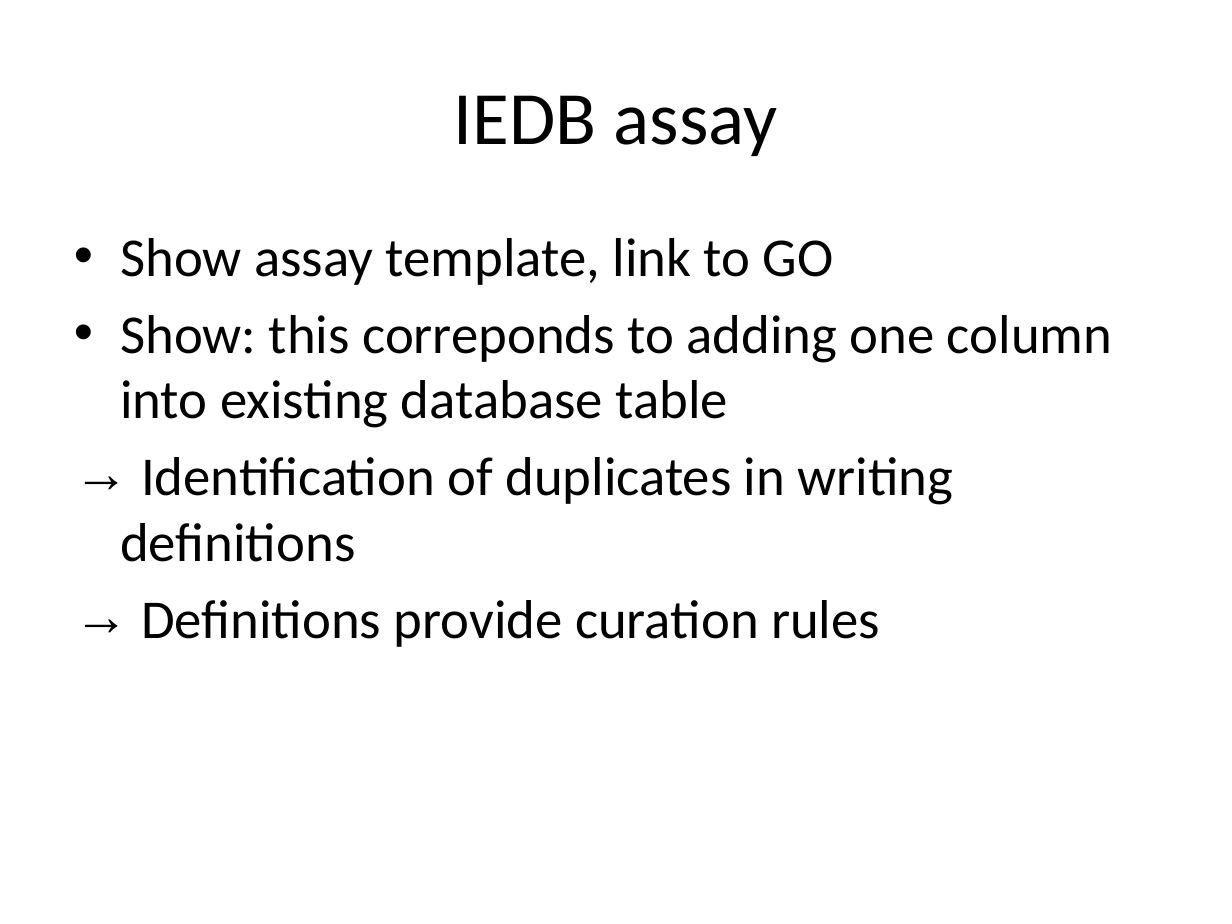
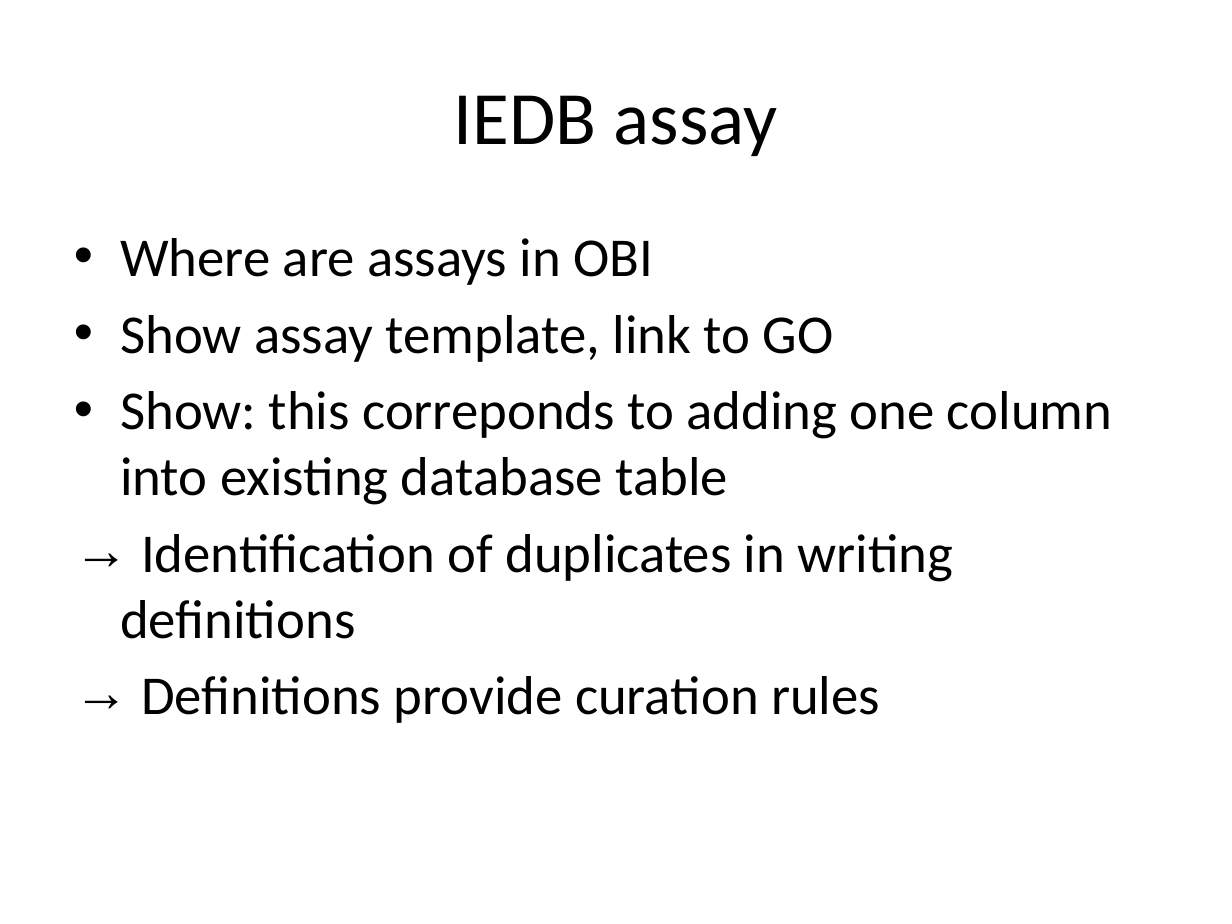
Before and after one commit to obi-ontology/obi-legacy-svn, a slide deck: slide 28 of trunk/docs/presentations/OBI tutorial July 2011 ICBO/OBI overview and IEDB.pptx (slide 27 before the commit). Drawn at 1232x924 pixels with LibreOffice and Linux fonts; fonts in the diff are those of the drawing. Boxes give left, top, right and bottom in pixels: in the first picture for what was removed or moved away, otherwise in the second. Text is boxed around its words. In the diff, an @@ line names an element or a change of style, - is before the commit and + after.

```diff
--- a/trunk/docs/presentations/OBI tutorial July 2011 ICBO/OBI overview and IEDB.pptx
+++ b/trunk/docs/presentations/OBI tutorial July 2011 ICBO/OBI overview and IEDB.pptx
@@ text at [120, 238, 653, 285]: paragraph added @@
+• Where are assays in OBI
```
Also in this commit, not shown: 3 other slides changed, 2 slides added.
